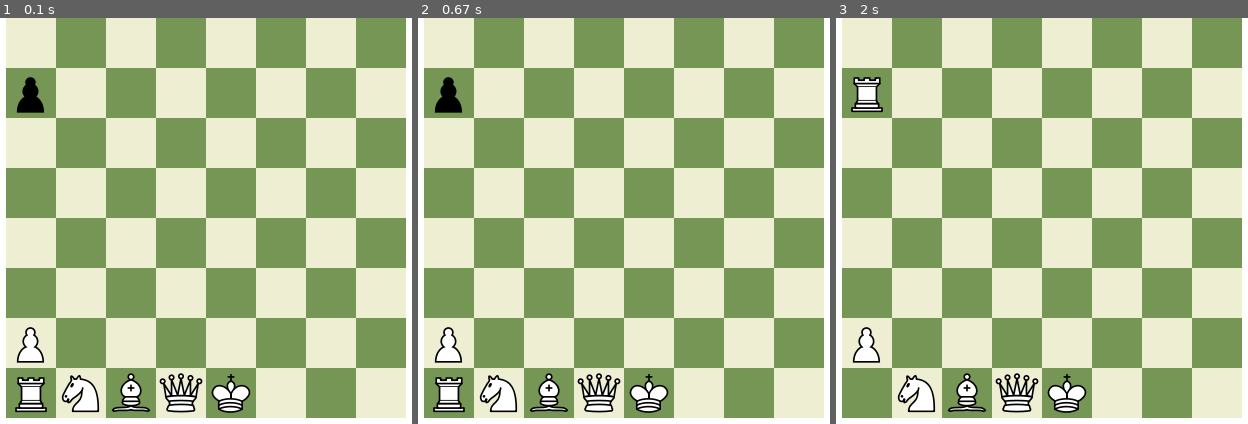
Above: before the commit, frames 1-3 (left to right).
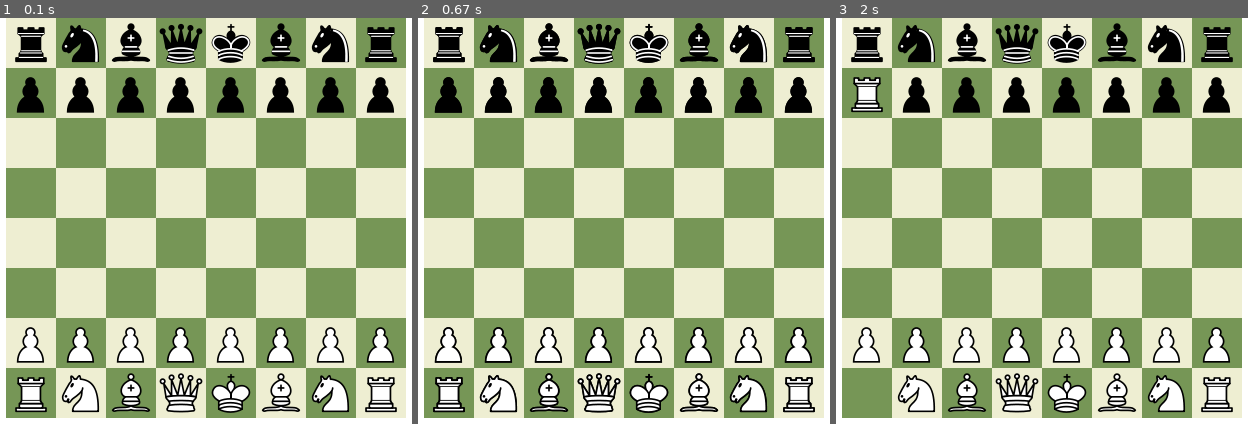
Above: after the commit, the same moments.

Repository: Lartg/pygame-chess
Game: pygame game, started from main.py
The game is run twice, just before and just after one commit, with the same random seed, the same clock (stepped at 60 frames per second) and the same inputs.
Inputs (mouse positions are in pixels of both pictures, inside the frame that each line leads up to):
- Up to frame 1 (0.1 s): no input
- Up to frame 2 (0.67 s): click (624, 318) at 0.38 s
- Up to frame 3 (2 s): press the mouse at (868, 391) at 0.7 s; move the mouse to (864, 249) at 0.8 s; release the mouse at (864, 103) at 0.93 s

The runs differ from the first frame. In frame 1, 11% of the frame differs, in the area x 3-97%, y 1-98%; in frame 2, 12%; in frame 3, 11%.

Commit message:
rendered all pieces

Diff:
--- a/main.py
+++ b/main.py
@@ -32,7 +32,6 @@
             selected_piece.move(pieces, chess, screen)
             for piece in pieces:
               if piece != selected_piece and piece.position == selected_piece.position:
-
                 if 'w' in selected_piece.name and 'w' in piece.name:
                   selected_piece.position = old_position
                 elif 'b' in selected_piece.name and 'b' in piece.name:
--- a/standard_setup.py
+++ b/standard_setup.py
@@ -1,12 +1,41 @@
 from pieces import Knight, Piece, Pawn, King, Rook, Bishop, Queen
+
+wQRp = Pawn('wP', 275, 325)
+wQNp = Pawn('wP', 325, 325)
+wQBp = Pawn('wP', 375, 325)
+wQp = Pawn('wP', 425, 325)
+wKp = Pawn('wP', 475, 325)
+wKBp = Pawn('wP', 525, 325)
+wKNp = Pawn('wP', 575, 325)
+wKRp = Pawn('wP', 625, 325)
+
+bKRp = Pawn('bP', 275, 75)
+bKNp = Pawn('bP', 325, 75)
+bKBp = Pawn('bP', 375, 75)
+bKp = Pawn('bP', 425, 75)
+bQp = Pawn('bP', 475, 75)
+bQBp = Pawn('bP', 525, 75)
+bQNp = Pawn('bP', 575, 75)
+bQRp = Pawn('bP', 625, 75)
 
 wQR = Rook('wR', 275, 375)
 wQN = Knight('wN', 325, 375)
 wQB = Bishop('wB', 375, 375)
 wQ = Queen('wQ', 425, 375)
 wK = King('wK', 475, 375)
-wQRp = Pawn('wP', 275, 325)
-bKRp = Pawn('bP', 275, 75)
+wKB = Bishop('wB', 525, 375)
+wKN = Knight('wN', 575, 375)
+wKR = Rook('wR', 625, 375)
+
+bKR = Rook('bR', 275, 25)
+bKN = Knight('bN', 325, 25)
+bKB = Bishop('bB', 375, 25)
+bK = Queen('bQ', 425, 25)
+bQ = King('bK', 475, 25)
+bQB = Bishop('bB', 525, 25)
+bQN = Knight('bN', 575, 25)
+bQR = Rook('bR', 625, 25)
+
 
 standard_setup = [
   wQR,
@@ -15,5 +44,30 @@
   wQ,
   wK,
   wQRp,
-  bKRp
+  wQNp,
+  wQBp,
+  wQp,
+  wKp,
+  wKBp,
+  wKNp,
+  wKRp,
+  bKRp,
+  bKNp,
+  bKBp,
+  bKp,
+  bQp,
+  bQBp,
+  bQNp,
+  bQRp,
+  wKB,
+  wKN,
+  wKR,
+  bKR,
+  bKN,
+  bKB,
+  bK,
+  bQ,
+  bQB,
+  bQN,
+  bQR
 ]
